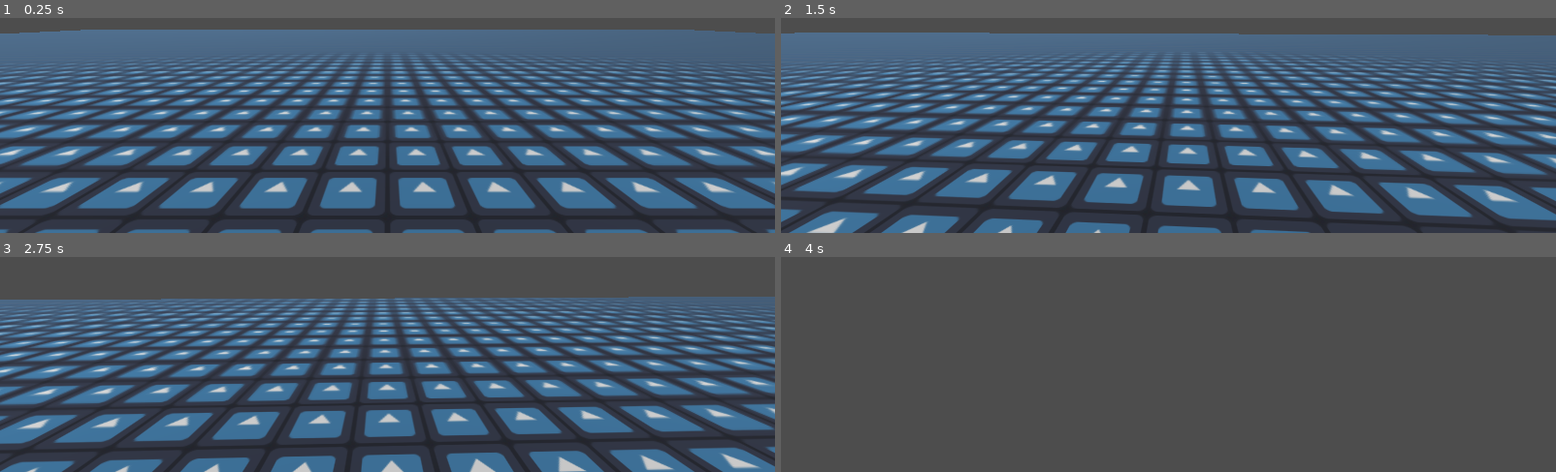
Above: before the commit, frames 1-4 (two rows, left to right).
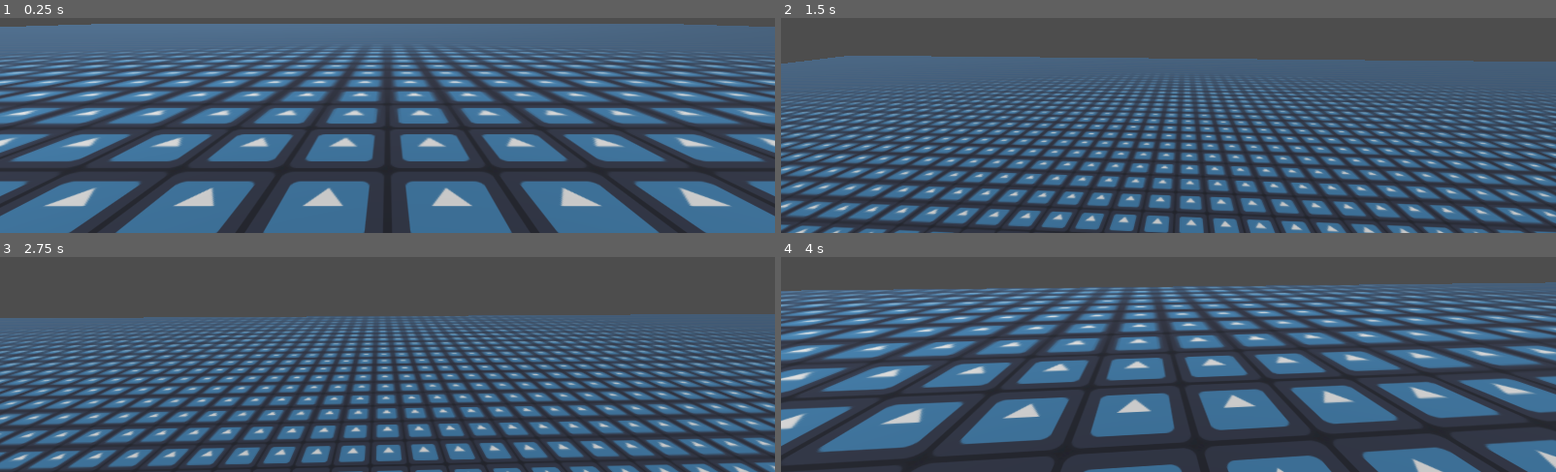
Above: after the commit, the same moments.

Repository: Ben-Bingham/GMTK-2025
Game: Godot game, scene res://main.tscn
Two runs of this game, one before a commit and one after it. Both use one fixed random seed, a clock stepped at 60 frames per second and the inputs below. The engine's default icon, where the game draws it, is replaced by a stand-in: a white triangle on a blue panel in a dark square.
Inputs (mouse positions are in pixels of both pictures, inside the frame that each line leads up to):
- Up to frame 1 (0.25 s): no input
- Up to frame 2 (1.5 s): tap Enter at 0.5 s; move the mouse to (outside the picture) at 0.52 s; hold Space (jump) 0.53-1.28 s; hold W (move_forward) from 0.53 s (still down); move the mouse to (outside the picture) at 1.27 s; tap Space (jump) at 1.35 s
- Up to frame 3 (2.75 s): keep holding W (move_forward); tap Space (jump) at 1.52, 1.82 s; move the mouse to (outside the picture) at 2.02 s; hold Space (jump) from 2.03 s (still down)
- Up to frame 4 (4 s): keep holding W (move_forward); move the mouse to (1160, 261) at 2.77 s; release Space (jump) at 2.78 s; tap Space (jump) at 2.85, 3.02, 3.32 s; move the mouse to (1222, 259) at 3.52 s; hold Space (jump) from 3.53 s (still down)

The runs differ from the first frame. In frame 1, 52% of the frame differs, in the area x 0-100%, y 2-100%; in frame 2, 60%; in frame 3, 52%; in frame 4, 73%, in the area x 0-100%, y 11-100%.

Commit message:
Added jumping and falling

Diff:
--- a/floor.tscn
+++ b/floor.tscn
@@ -1,6 +1,10 @@
-[gd_scene load_steps=5 format=3 uid="uid://cmqht2bglicqw"]
+[gd_scene load_steps=6 format=3 uid="uid://cmqht2bglicqw"]
 
 [ext_resource type="Texture2D" uid="uid://cirjjh6v70hv5" path="res://icon.svg" id="1_oj3tl"]
+
+[sub_resource type="PhysicsMaterial" id="PhysicsMaterial_oj3tl"]
+friction = 20.0
+rough = true
 
 [sub_resource type="BoxShape3D" id="BoxShape3D_7dm0k"]
 size = Vector3(100, 1, 100)
@@ -13,6 +17,7 @@
 size = Vector3(100, 1, 100)
 
 [node name="Floor" type="StaticBody3D"]
+physics_material_override = SubResource("PhysicsMaterial_oj3tl")
 
 [node name="CollisionShape3D" type="CollisionShape3D" parent="."]
 shape = SubResource("BoxShape3D_7dm0k")
--- a/main.tscn
+++ b/main.tscn
@@ -6,8 +6,6 @@
 [ext_resource type="PackedScene" uid="uid://cy17tvc7chv6h" path="res://box.tscn" id="4_1bvp3"]
 
 [sub_resource type="CapsuleShape3D" id="CapsuleShape3D_7dm0k"]
-
-[sub_resource type="CapsuleMesh" id="CapsuleMesh_ig7tw"]
 
 [node name="Main" type="Node"]
 script = ExtResource("1_0xm2m")
@@ -17,13 +15,10 @@
 script = ExtResource("1_ig7tw")
 
 [node name="Camera3D" type="Camera3D" parent="Player"]
-transform = Transform3D(1, 0, 0, 0, 1, 0, 0, 0, 1, 0, 0.474043, -0.668777)
+transform = Transform3D(1, 0, 0, 0, 1, 0, 0, 0, 1, 0, 0.474043, -0.291093)
 
 [node name="CollisionShape3D" type="CollisionShape3D" parent="Player"]
 shape = SubResource("CapsuleShape3D_7dm0k")
-
-[node name="MeshInstance3D" type="MeshInstance3D" parent="Player"]
-mesh = SubResource("CapsuleMesh_ig7tw")
 
 [node name="Floor" parent="." instance=ExtResource("3_h2yge")]
 
--- a/player.gd
+++ b/player.gd
@@ -2,15 +2,16 @@
 
 @export var lookSensitivity = 0.001;
 
-@export var speed = 15.0;
-@export var jumpSpeed = 45.0;
-@export var gravity = 10.0;
+@export var groundSpeed = 15.0;
+@export var airSpeed = groundSpeed * 0.75;
+@export var jumpSpeed = 30.0;
+@export var gravity = 100.0;
 
 var forward = Vector3(0.0, 0.0, -1.0);
 var right = Vector3(1.0 ,0.0, 0.0);
 
-enum State { IDLE, RUNNING, FALLING, JUMPING }
-var state = State.IDLE;
+enum State { IDLE, RUNNING, JUMPING, FALLING }
+var state = State.FALLING;
 
 func _ready():
 	motion_mode = CharacterBody3D.MOTION_MODE_GROUNDED;
@@ -26,49 +27,47 @@
 		camera.rotation.x = clamp(camera.rotation.x, deg_to_rad(-70.0), deg_to_rad(89.9));
 
 func _physics_process(dt):
-	var motion = Vector3();
 	match state:
 		State.IDLE:
-			if Input.is_action_pressed("move_forward"):
+			if Input.get_vector("move_left", "move_right", "move_backward", "move_forward"):
 				state = State.RUNNING
-			if Input.is_action_pressed("move_backward"):
-				state = State.RUNNING
-			if Input.is_action_pressed("move_left"):
-				state = State.RUNNING
-			if Input.is_action_pressed("move_right"):
-				state = State.RUNNING
-			# space -> jumping
+
+			if Input.is_action_pressed("jump"):
+				state = State.JUMPING;
+
+			velocity = Vector3();
+
 		State.RUNNING:
-			if (!Input.is_action_pressed("move_forward") &&
-				!Input.is_action_pressed("move_backward") &&
-				!Input.is_action_pressed("move_left") &&
-				!Input.is_action_pressed("move_right")):
+			if !Input.get_vector("move_left", "move_right", "move_backward", "move_forward"):
 				state = State.IDLE;
 
-			if Input.is_action_pressed("move_forward"):
-				motion += forward * speed;
-			if Input.is_action_pressed("move_backward"):
-				motion -= forward * speed;
-			if Input.is_action_pressed("move_left"):
-				motion -= right * speed;
-			if Input.is_action_pressed("move_right"):
-				motion += right * speed;
-			# Release all of WASD -> Idle
-			# space -> jumping
+			var input = Input.get_vector("move_left", "move_right", "move_forward", "move_backward");
+			var vy = velocity.y;
+			velocity.y = 0;
+			velocity = transform.basis * Vector3(input.x, 0.0, input.y) * groundSpeed;
+			velocity.y = vy;
+
+			if Input.is_action_pressed("jump"):
+				state = State.JUMPING;
+
+			if !is_on_floor():
+				state = State.FALLING;
+
+		State.JUMPING:
+			velocity.y = jumpSpeed;
+			state = State.FALLING;
+
 		State.FALLING:
-			# Apply Gravity
-			# hit the ground -> idle
-			pass
-		State.JUMPING:
-			# motion vector is negative in Y -> falling
-			pass
+			velocity.y -= gravity * dt;
 
+			if is_on_floor():
+				state = State.IDLE;
 
+			# In air movement
+			var input = Input.get_vector("move_left", "move_right", "move_forward", "move_backward");
+			var vy = velocity.y;
+			velocity.y = 0;
+			velocity = transform.basis * Vector3(input.x, 0.0, input.y) * airSpeed;
+			velocity.y = vy;
 
-	#if Input.is_action_pressed("jump"):
-		#motion += up * dt * jumpSpeed;
-#
-	#motion -= up * gravity * dt;
-	velocity = motion;
-	print(velocity);
 	move_and_slide();
Not shown: 1 places in main.tscn that only renumber resources
